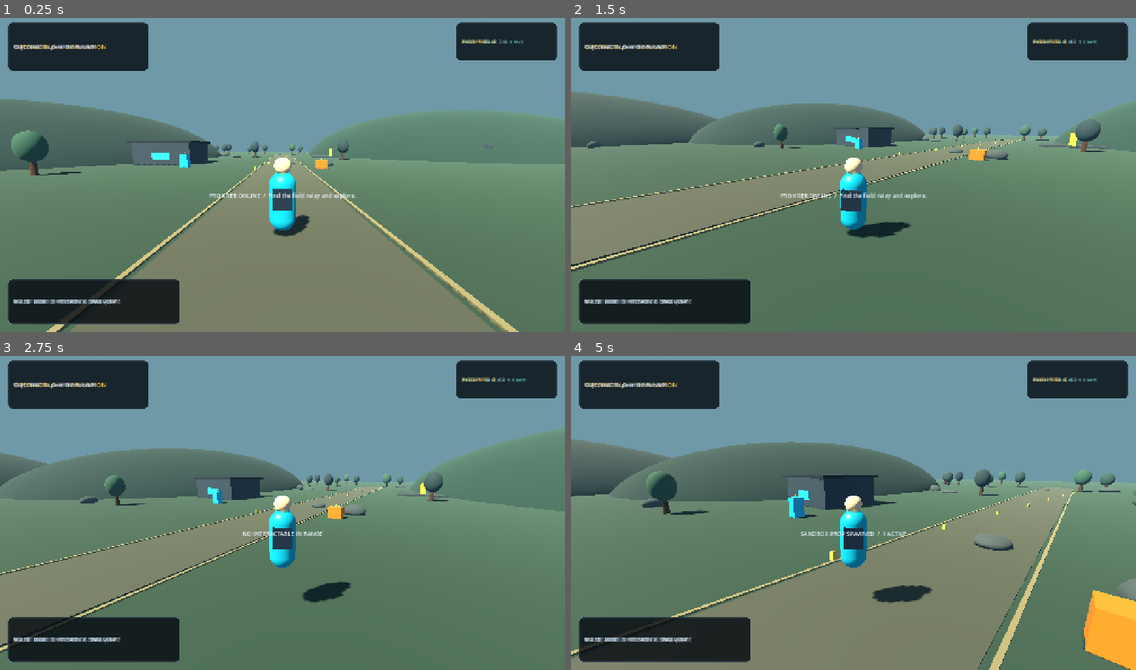
Above: before the commit, frames 1-4 (two rows, left to right).
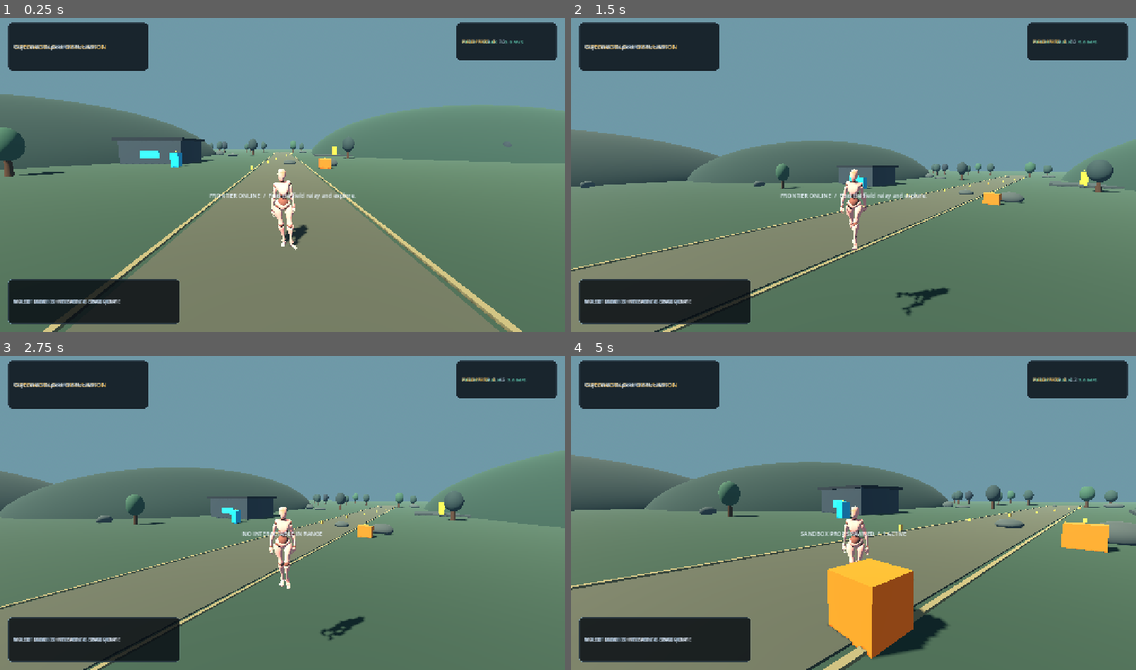
Above: after the commit, the same moments.

Repository: akcizur/as
Game: Godot game, scene res://scenes/main.tscn
Same seed, same stepped clock (60 frames per second), same inputs: the game is played once before the commit and once after it.
Inputs (mouse positions are in pixels of both pictures, inside the frame that each line leads up to):
- Up to frame 1 (0.25 s): no input
- Up to frame 2 (1.5 s): tap Enter at 0.5 s; move the mouse to (977, 156) at 0.52 s; hold D (move_right) 0.53-1.28 s; hold Shift (run) 0.53-1.28 s; click (977, 156) at 0.67 s; tap Space (jump) at 0.77, 0.8, 1.07, 1.35 s; move the mouse to (825, 175) at 1.27 s; hold W (move_forward) from 1.28 s (still down); click (825, 175) at 1.42 s
- Up to frame 3 (2.75 s): keep holding W (move_forward); tap Space (jump) at 1.52, 1.82, 2.3 s; tap Shift (run) at 1.55 s; move the mouse to (293, 506) at 2.02 s; tap E (interact) at 2.1 s; click (293, 506) at 2.17 s
- Up to frame 4 (5 s): keep holding W (move_forward); move the mouse to (847, 516) at 2.77 s; tap Shift (run) at 2.85, 4.35 s; click (847, 516) at 2.92 s; tap Space (jump) at 3.02, 3.32, 3.77, 3.8, 4.07, 4.52, 4.82 s; move the mouse to (893, 516) at 3.52 s; tap B (spawn_crate) at 3.6 s; click (893, 516) at 3.67 s; move the mouse to (808, 506) at 4.27 s; click (808, 506) at 4.42 s

The runs differ from the first frame. In frame 1, 6.4% of the frame differs, in the area x 0-100%, y 6-100%; in frame 2, 35%; in frame 3, 23%; in frame 4, 32%.

Commit message:
feat(controller): integrate animated third-person player

Diff:
--- a/godot/scripts/hud.gd
+++ b/godot/scripts/hud.gd
@@ -18,7 +18,7 @@
 	var top_left := _make_panel(overlay, Control.PRESET_TOP_LEFT, Vector2(18.0, 18.0), Vector2(318.0, 110.0))
 	var title := _make_label("OPENWORLD  /  SIMULATION", 15, Color(0.96, 0.72, 0.28))
 	top_left.add_child(title)
-	var subtitle := _make_label("V2.1  ·  GODOT 4  ·  SANDBOX RUNTIME", 10, Color(0.58, 0.69, 0.79))
+	var subtitle := _make_label("V2.2  ·  MIXAMO LOCOMOTION  ·  GODOT 4", 10, Color(0.58, 0.69, 0.79))
 	top_left.add_child(subtitle)
 	objective_label = _make_label("OBJECTIVE   Explore the frontier", 12, Color(0.9, 0.94, 0.98))
 	top_left.add_child(objective_label)
--- a/godot/scripts/player_controller.gd
+++ b/godot/scripts/player_controller.gd
@@ -2,85 +2,94 @@
 
 signal telemetry_changed(data: Dictionary)
 
-@export var walk_speed: float = 5.6
-@export var sprint_speed: float = 9.2
-@export var ground_acceleration: float = 22.0
-@export var air_acceleration: float = 6.0
-@export var jump_velocity: float = 7.0
+const CHARACTER_SCENE: PackedScene = preload("res://assets/models/mixamo_base.glb")
+const CAMERA_DISTANCE: float = 4.8
+const CAMERA_MIN_DISTANCE: float = 0.72
+const CAMERA_MIN_WORLD_Y: float = 0.35
+const ANIMATION_BLEND: float = 0.18
+
+@export_group("Locomotion")
+@export var walk_speed: float = 3.6
+@export var sprint_speed: float = 6.8
+@export var ground_acceleration: float = 20.0
+@export var air_acceleration: float = 7.0
+@export var ground_deceleration: float = 24.0
+@export var jump_velocity: float = 5.6
+@export var turn_smoothness: float = 12.0
+
+@export_group("Camera")
 @export var mouse_sensitivity: float = 0.0022
+@export var camera_smoothness: float = 18.0
+@export var camera_pitch_min: float = -1.0
+@export var camera_pitch_max: float = 0.24
 
 var camera_pivot: Node3D
 var camera: Camera3D
 var body_visual: Node3D
+var animation_player: AnimationPlayer
+
 var camera_pitch: float = -0.12
 var telemetry_clock: float = 0.0
 var is_sprinting: bool = false
+var current_animation: StringName = &""
+var gravity_strength: float = float(ProjectSettings.get_setting("physics/3d/default_gravity"))
 
 func _ready() -> void:
 	name = "Player"
 	add_to_group("player")
 	floor_snap_length = 0.3
 	floor_max_angle = deg_to_rad(48.0)
-
+	floor_constant_speed = true
+
+	_create_collision_capsule()
+	_create_character_visual()
+	_create_camera()
+
+func _create_collision_capsule() -> void:
+	# This collider is intentionally invisible. It is the authoritative player physics shape.
 	var collider := CollisionShape3D.new()
+	collider.name = "InvisibleCollisionCapsule"
 	var capsule := CapsuleShape3D.new()
-	capsule.radius = 0.38
+	capsule.radius = 0.32
 	capsule.height = 1.8
 	collider.shape = capsule
 	collider.position.y = 0.9
 	add_child(collider)
 
+func _create_character_visual() -> void:
 	body_visual = Node3D.new()
-	body_visual.name = "BodyVisual"
+	body_visual.name = "Visuals"
 	add_child(body_visual)
 
-	var body_mesh := MeshInstance3D.new()
-	body_mesh.name = "Suit"
-	var capsule_mesh := CapsuleMesh.new()
-	capsule_mesh.radius = 0.34
-	capsule_mesh.height = 1.55
-	body_mesh.mesh = capsule_mesh
-	body_mesh.position.y = 0.92
-	var suit_material := StandardMaterial3D.new()
-	suit_material.albedo_color = Color(0.09, 0.63, 0.72)
-	suit_material.metallic = 0.16
-	suit_material.roughness = 0.36
-	body_mesh.material_override = suit_material
-	body_visual.add_child(body_mesh)
-
-	var head := MeshInstance3D.new()
-	var head_mesh := SphereMesh.new()
-	head_mesh.radius = 0.22
-	head_mesh.height = 0.44
-	head.mesh = head_mesh
-	head.position = Vector3(0.0, 1.83, 0.0)
-	var head_material := StandardMaterial3D.new()
-	head_material.albedo_color = Color(0.78, 0.68, 0.55)
-	head_material.roughness = 0.8
-	head.material_override = head_material
-	body_visual.add_child(head)
-
-	var pack := MeshInstance3D.new()
-	var pack_mesh := BoxMesh.new()
-	pack_mesh.size = Vector3(0.48, 0.52, 0.2)
-	pack.mesh = pack_mesh
-	pack.position = Vector3(0.0, 1.03, 0.27)
-	var pack_material := StandardMaterial3D.new()
-	pack_material.albedo_color = Color(0.08, 0.15, 0.22)
-	pack_material.roughness = 0.8
-	pack.material_override = pack_material
-	body_visual.add_child(pack)
-
+	var character := CHARACTER_SCENE.instantiate()
+	character.name = "mixamo_base"
+	body_visual.add_child(character)
+
+	# GLB origin is kept at the player's feet; the capsule stays 1.8 m tall.
+	if character is Node3D:
+		(character as Node3D).position = Vector3.ZERO
+
+	animation_player = character.find_child("AnimationPlayer", true, false) as AnimationPlayer
+	if animation_player == null:
+		push_warning("Mixamo model loaded, but no AnimationPlayer was found.")
+		return
+
+	if animation_player.has_animation(&"idle"):
+		_play_animation(&"idle")
+	else:
+		push_warning("Mixamo model is missing the expected 'idle' animation.")
+
+func _create_camera() -> void:
 	camera_pivot = Node3D.new()
 	camera_pivot.name = "CameraPivot"
-	camera_pivot.position.y = 1.42
+	camera_pivot.position.y = 1.45
 	camera_pivot.rotation.x = camera_pitch
 	add_child(camera_pivot)
 
 	camera = Camera3D.new()
 	camera.name = "ThirdPersonCamera"
-	camera.position = Vector3(0.0, 0.22, 5.2)
-	camera.fov = 76.0
+	camera.position = Vector3(0.0, 0.22, CAMERA_DISTANCE)
+	camera.fov = 72.0
 	camera.near = 0.08
 	camera.far = 320.0
 	camera.current = true
@@ -93,35 +102,55 @@
 		Input.mouse_mode = Input.MOUSE_MODE_VISIBLE
 	elif event is InputEventMouseMotion and Input.mouse_mode == Input.MOUSE_MODE_CAPTURED:
 		camera_pivot.rotation.y -= event.relative.x * mouse_sensitivity
-		camera_pitch = clampf(camera_pitch - event.relative.y * mouse_sensitivity, -0.72, 0.32)
+
+		# Moving the mouse up raises the camera and angles it down toward the player.
+		camera_pitch = clampf(
+			camera_pitch + event.relative.y * mouse_sensitivity,
+			camera_pitch_min,
+			camera_pitch_max
+		)
 		camera_pivot.rotation.x = camera_pitch
 
 func _physics_process(delta: float) -> void:
 	var input_vector := Input.get_vector("move_left", "move_right", "move_forward", "move_back")
-	var camera_yaw := camera_pivot.rotation.y
-	var move_direction := Vector3(input_vector.x, 0.0, input_vector.y).rotated(Vector3.UP, camera_yaw)
+	var move_direction := Vector3(input_vector.x, 0.0, input_vector.y)
+	move_direction = move_direction.rotated(Vector3.UP, camera_pivot.rotation.y)
 	move_direction.y = 0.0
-	move_direction = move_direction.normalized()
-
-	is_sprinting = Input.is_action_pressed("run") and input_vector.length() > 0.05
+	if move_direction.length_squared() > 1.0:
+		move_direction = move_direction.normalized()
+
+	is_sprinting = Input.is_action_pressed("run") and input_vector.length_squared() > 0.01
 	var target_speed := sprint_speed if is_sprinting else walk_speed
 	var acceleration := ground_acceleration if is_on_floor() else air_acceleration
 
-	velocity.x = move_toward(velocity.x, move_direction.x * target_speed, acceleration * delta)
-	velocity.z = move_toward(velocity.z, move_direction.z * target_speed, acceleration * delta)
+	# Vector acceleration preserves momentum through smooth starts and direction changes.
+	var horizontal_velocity := Vector3(velocity.x, 0.0, velocity.z)
+	var target_velocity := move_direction * target_speed
+	if input_vector.length_squared() > 0.01:
+		horizontal_velocity = horizontal_velocity.move_toward(target_velocity, acceleration * delta)
+	else:
+		horizontal_velocity = horizontal_velocity.move_toward(Vector3.ZERO, ground_deceleration * delta)
+	velocity.x = horizontal_velocity.x
+	velocity.z = horizontal_velocity.z
 
 	if not is_on_floor():
-		velocity.y -= 22.0 * delta
+		velocity.y -= gravity_strength * delta
 	elif velocity.y < 0.0:
 		velocity.y = -0.2
 
 	if is_on_floor() and Input.is_action_just_pressed("jump"):
 		velocity.y = jump_velocity
 
-	if move_direction.length() > 0.08:
+	if move_direction.length_squared() > 0.006:
 		var desired_yaw := atan2(-move_direction.x, -move_direction.z)
-		body_visual.rotation.y = lerp_angle(body_visual.rotation.y, desired_yaw, minf(delta * 12.0, 1.0))
-
+		body_visual.rotation.y = lerp_angle(
+			body_visual.rotation.y,
+			desired_yaw,
+			minf(delta * turn_smoothness, 1.0)
+		)
+
+	_update_locomotion_animation(move_direction)
+	_update_camera_obstruction(delta)
 	move_and_slide()
 
 	if global_position.y < -18.0:
@@ -160,3 +189,58 @@
 			"fps": Engine.get_frames_per_second(),
 			"prompt": prompt
 		})
+
+func _update_locomotion_animation(move_direction: Vector3) -> void:
+	if animation_player == null:
+		return
+
+	var grounded := is_on_floor()
+	var moving := move_direction.length_squared() > 0.006
+	if not grounded:
+		if velocity.y > 0.15 and animation_player.has_animation(&"jump"):
+			_play_animation(&"jump")
+		elif velocity.y < -0.15 and animation_player.has_animation(&"fall"):
+			_play_animation(&"fall")
+		elif moving:
+			_play_animation(&"running" if is_sprinting else &"walking")
+		return
+
+	if not moving:
+		_play_animation(&"idle")
+	elif is_sprinting:
+		_play_animation(&"running")
+	else:
+		_play_animation(&"walking")
+
+func _play_animation(animation_name: StringName) -> void:
+	if animation_player == null or not animation_player.has_animation(animation_name):
+		return
+	if current_animation == animation_name and animation_player.is_playing():
+		return
+	animation_player.play(animation_name, ANIMATION_BLEND)
+	current_animation = animation_name
+
+func _update_camera_obstruction(delta: float) -> void:
+	if camera == null or camera_pivot == null:
+		return
+
+	var origin := camera_pivot.global_position
+	var destination := camera_pivot.to_global(Vector3(0.0, 0.22, CAMERA_DISTANCE))
+	var query := PhysicsRayQueryParameters3D.create(origin, destination)
+	query.exclude = [get_rid()]
+	query.collision_mask = 1
+
+	var target_distance := CAMERA_DISTANCE
+	var space_state := get_world_3d().direct_space_state
+	var hit := space_state.intersect_ray(query)
+	if not hit.is_empty():
+		target_distance = clampf(origin.distance_to(hit.position) - 0.2, CAMERA_MIN_DISTANCE, CAMERA_DISTANCE)
+
+	camera.position.z = lerpf(camera.position.z, target_distance, minf(delta * camera_smoothness, 1.0))
+	camera.fov = lerpf(camera.fov, 78.0 if is_sprinting else 72.0, minf(delta * 4.0, 1.0))
+
+	# Hard floor guard: the camera's world-space Y can never pass below the ground plane.
+	var camera_world_position := camera.global_position
+	if camera_world_position.y < CAMERA_MIN_WORLD_Y:
+		camera_world_position.y = CAMERA_MIN_WORLD_Y
+		camera.global_position = camera_world_position
Binary file added: godot/assets/models/mixamo_base.glb
Not shown, added: godot/assets/models/mixamo_base.glb.import
Not shown, changed: PRD.md
Not shown, changed: README.md
Not shown, added: godot/CONTROLLER.md
